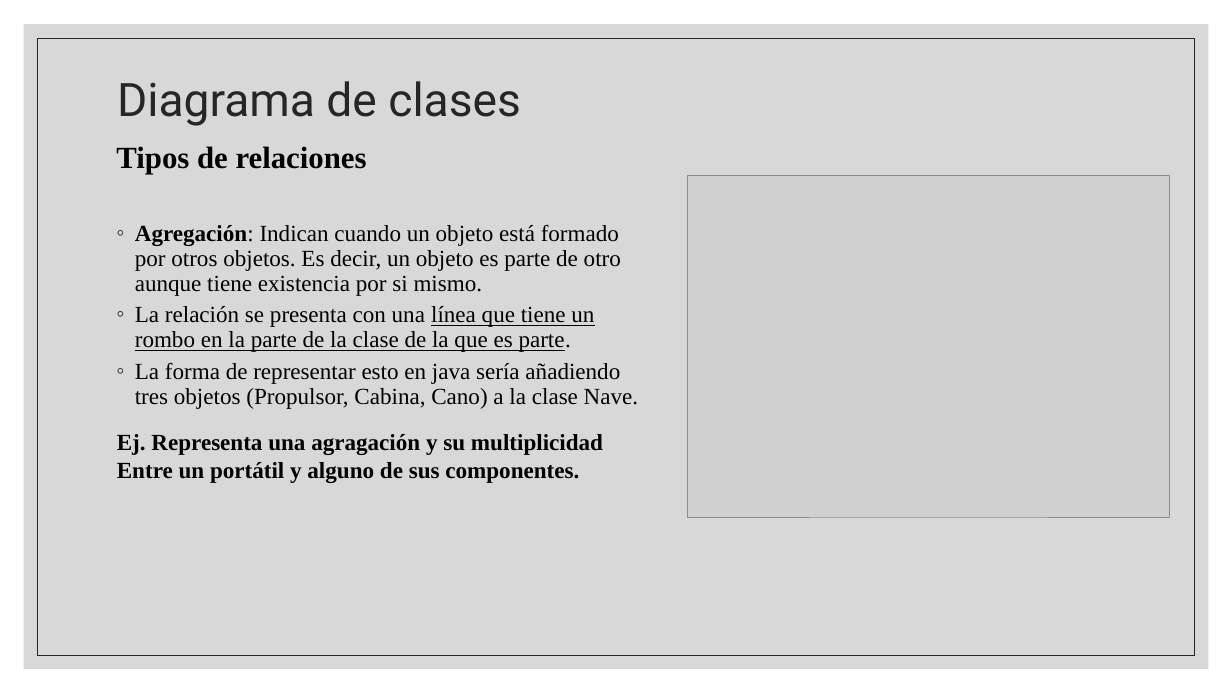
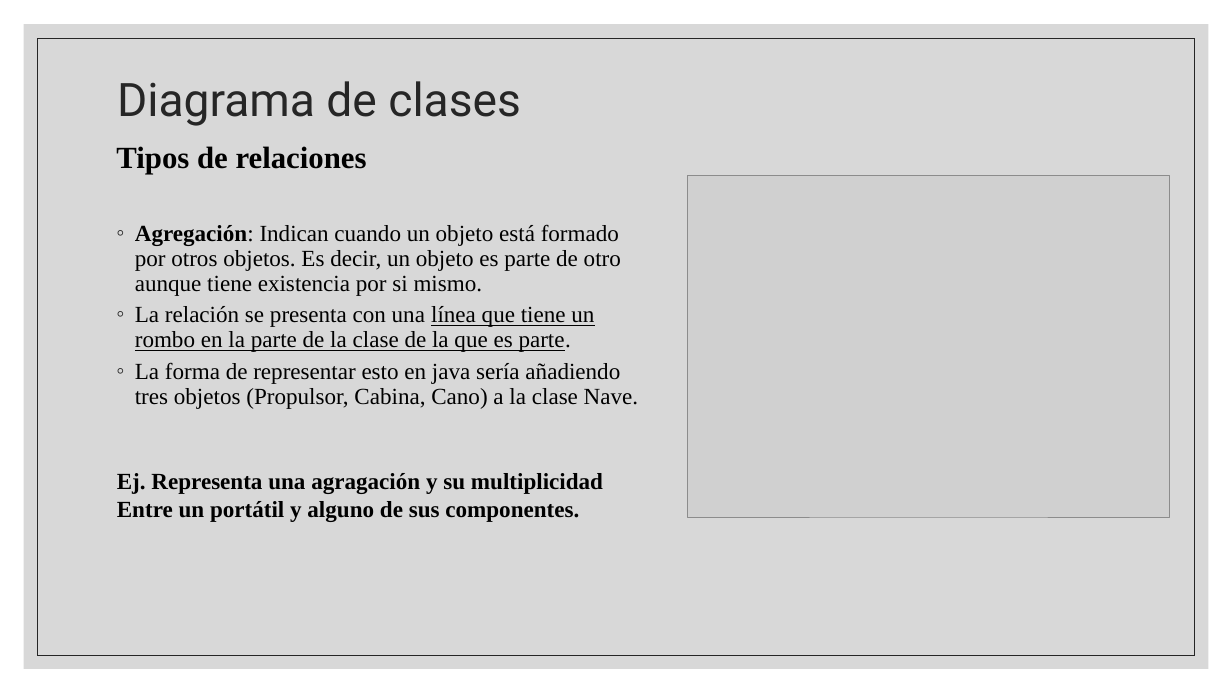
Before and after one commit to ruthvami/DAMNUEVO, a slide deck: slide 15 of ED/2-ed/U4. Análisis y diseño orientado a objetos(2).odp. Drawn at 1232x693 pixels with LibreOffice and Linux fonts; fonts in the diff are those of the drawing; grey boxes stand for pictures. Boxes give left, top, right and bottom in pixels: in the first picture for what was removed or moved away, otherwise in the second. Text is boxed around its words. In the diff, an @@ line names an element or a change of style, - is before the commit and + after.

```diff
--- a/ED/2-ed/U4. Análisis y diseño orientado a objetos(2).odp
+++ b/ED/2-ed/U4. Análisis y diseño orientado a objetos(2).odp
@@ text "Ej. Representa una agragación y ...": place and size @@
-text "Ej. Representa una agragación y ..." at bbox=[117, 434, 603, 483]
+text "Ej. Representa una agragación y ..." at bbox=[117, 473, 603, 522]
```
Also in this commit, not shown: 1 other slide changed, 1 other file.
